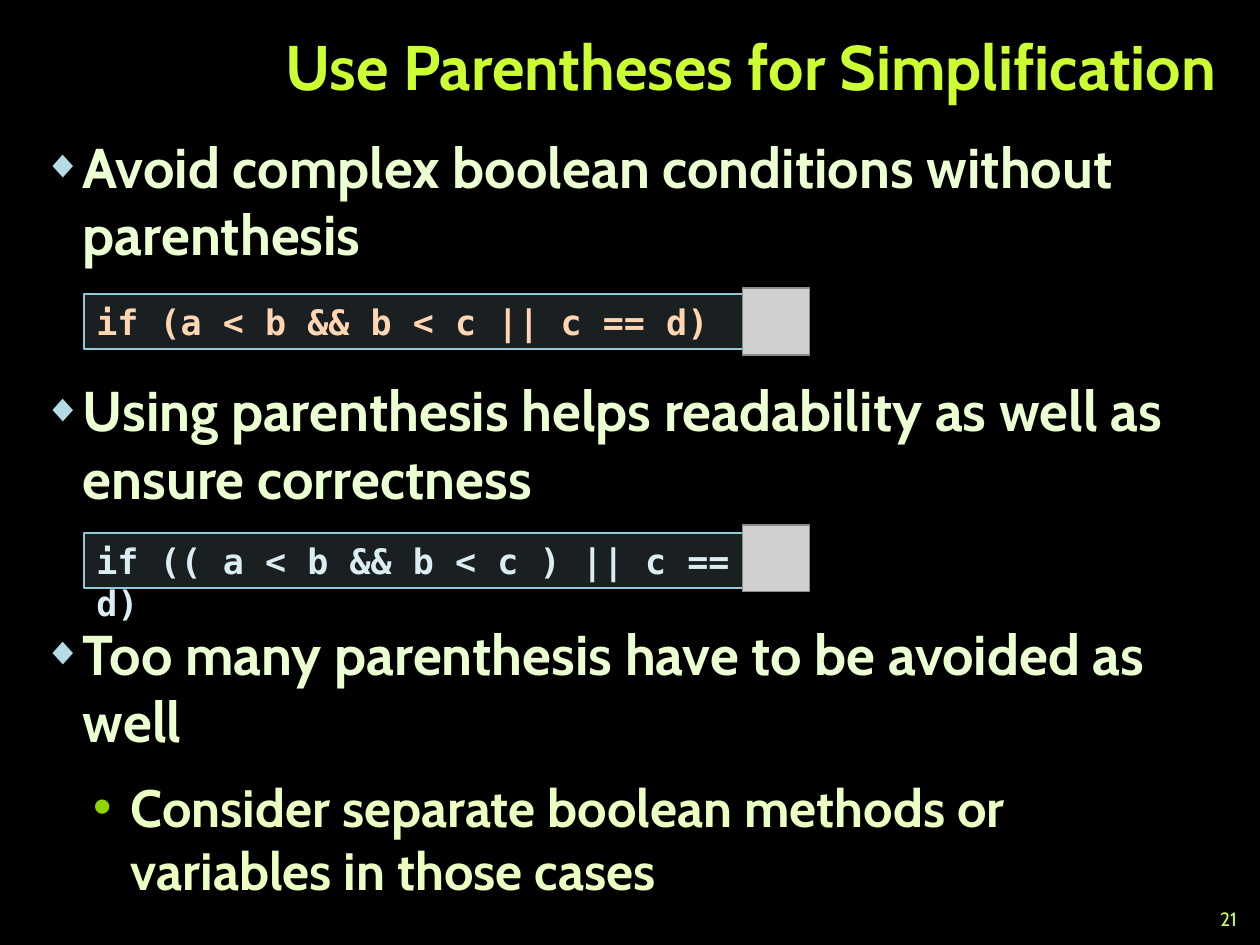
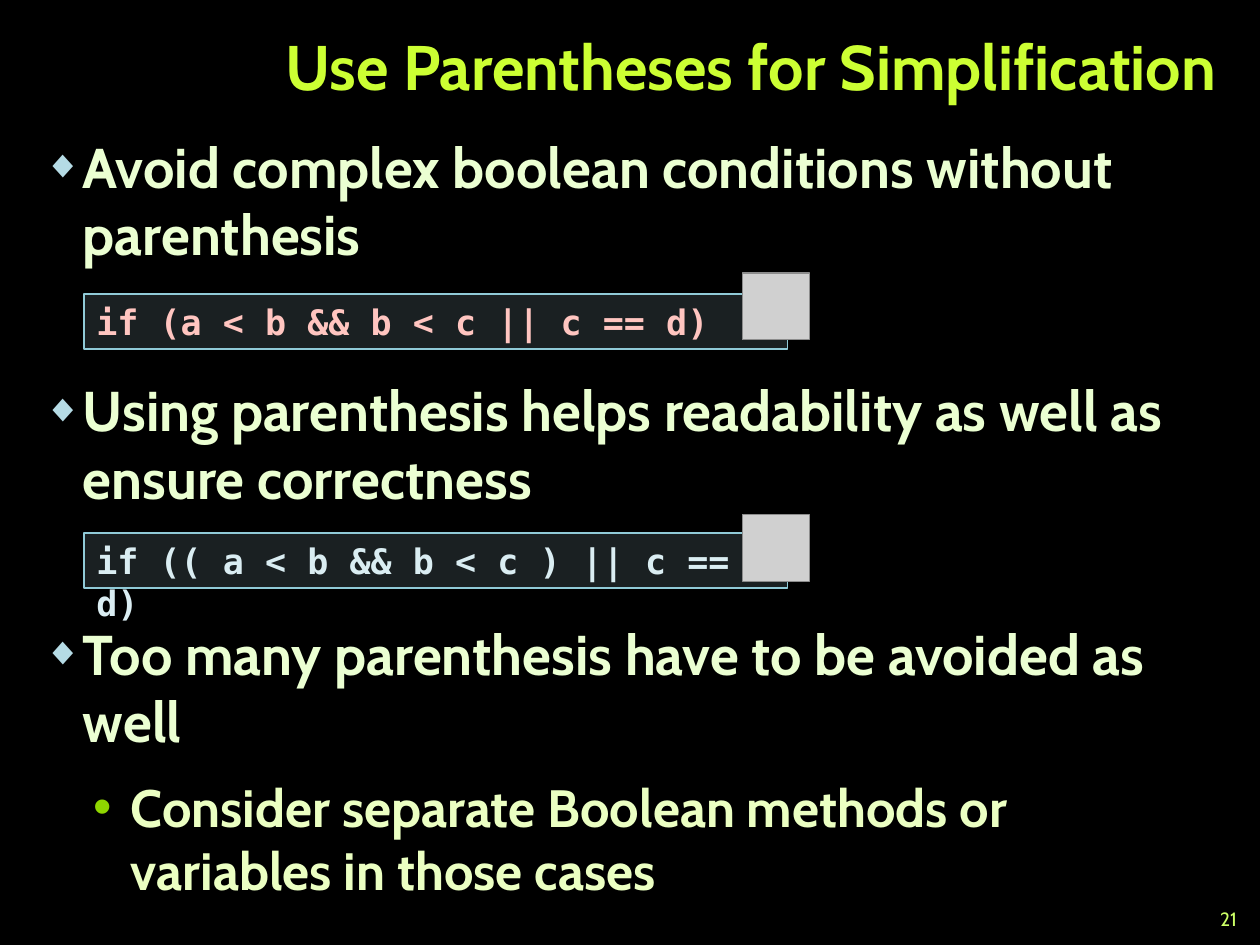
Before and after one commit to NikolayGenov/TelerikAcademy, a slide deck: slide 21 of KPK/Lectures/6. Using Control Structures, Conditional Statements and Loops.pptx. Drawn at 1260x945 pixels with LibreOffice and Linux fonts; fonts in the diff are those of the drawing; grey boxes stand for pictures; background and template pictures are left out. Boxes give left, top, right and bottom in pixels: in the first picture for what was removed or moved away, otherwise in the second. Text is boxed around its words. In the diff, an @@ line names an element or a change of style, - is before the commit and + after.

```diff
--- a/KPK/Lectures/6. Using Control Structures, Conditional Statements and Loops.pptx
+++ b/KPK/Lectures/6. Using Control Structures, Conditional Statements and Loops.pptx
@@ rectangle "if (a < b && ..." at (84, 294, 788, 349): text colour #FFD5B2 to #FFC5C0 @@
@@ picture: place and size @@
-picture at (742, 289, 809, 355)
+picture at (742, 273, 809, 340)
@@ picture: place and size @@
-picture at (742, 525, 809, 592)
+picture at (742, 514, 809, 581)
@@ text at (131, 787, 1007, 891): text changed @@
-  • Consider separate boolean methods or variables in those cases
+  • Consider separate Boolean methods or variables in those cases
```
Also in this commit, not shown: 45 other slides changed, 17 other files.
